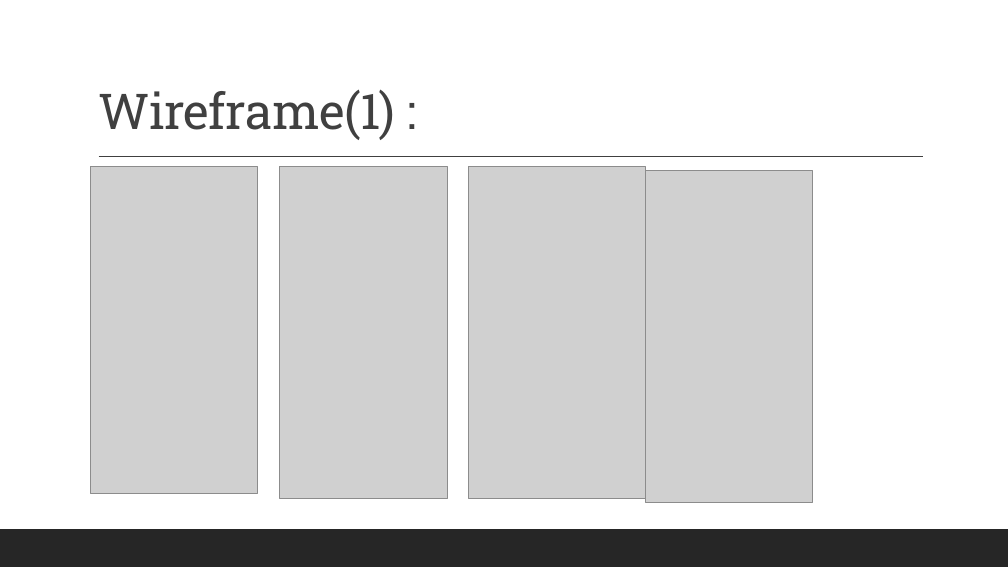
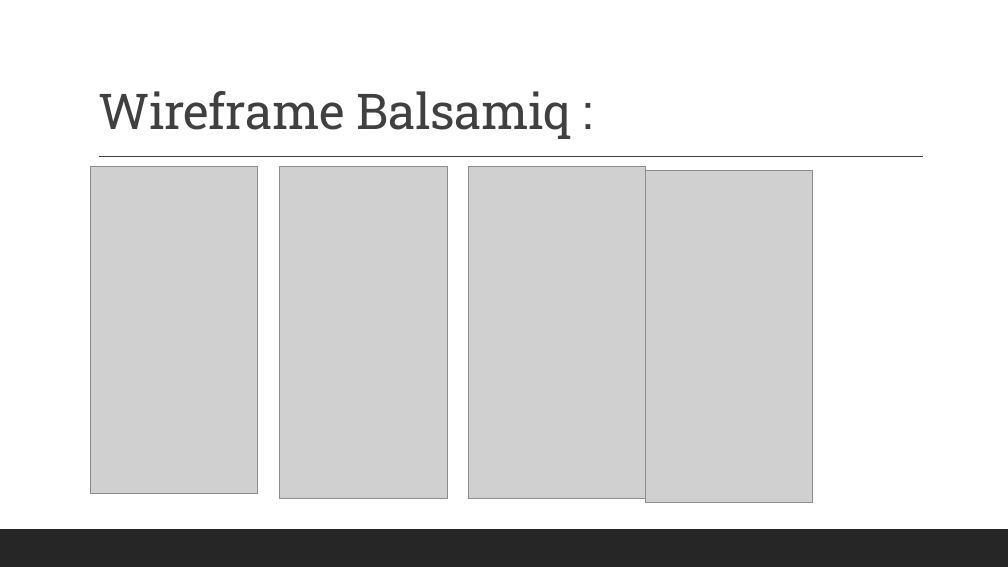
Before and after one commit to martinusalbert/PPL4611, a slide deck: slide 10 of PPT_Kelompok3_PPL4611.pptx. Drawn at 1008x567 pixels with LibreOffice and Linux fonts; fonts in the diff are those of the drawing; grey boxes stand for pictures. Boxes give left, top, right and bottom in pixels: in the first picture for what was removed or moved away, otherwise in the second. Text is boxed around its words. In the diff, an @@ line names an element or a change of style, - is before the commit and + after.

```diff
--- a/PPT_Kelompok3_PPL4611.pptx
+++ b/PPT_Kelompok3_PPL4611.pptx
@@ title at (98, 91, 571, 139): text changed @@
-Wireframe(1) :
+Wireframe Balsamiq :
```
Also in this commit, not shown: 4 other slides changed.
